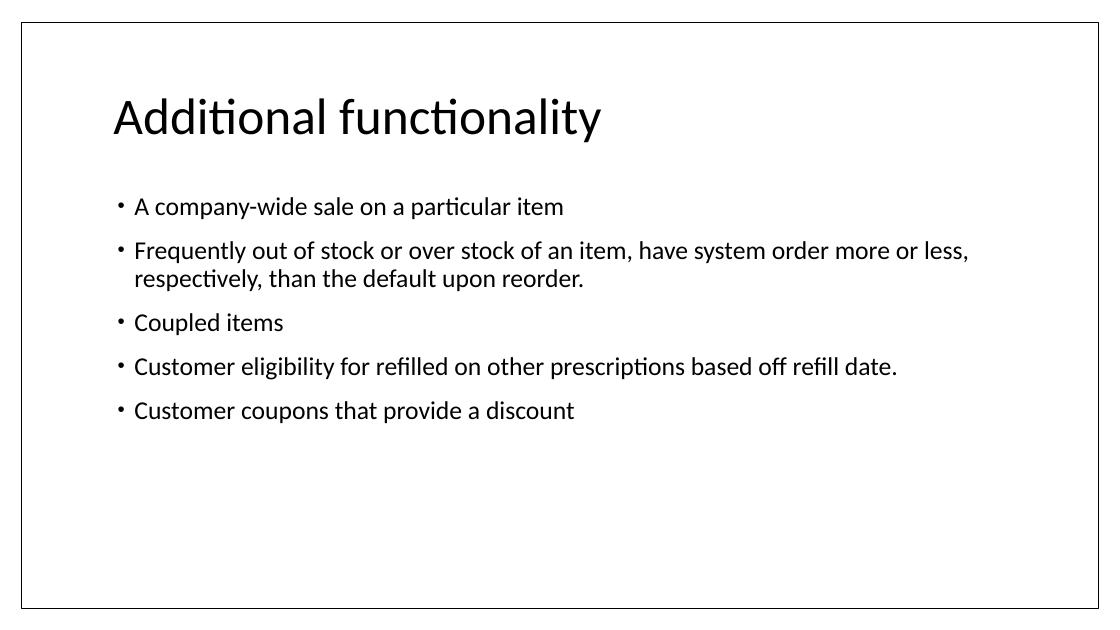
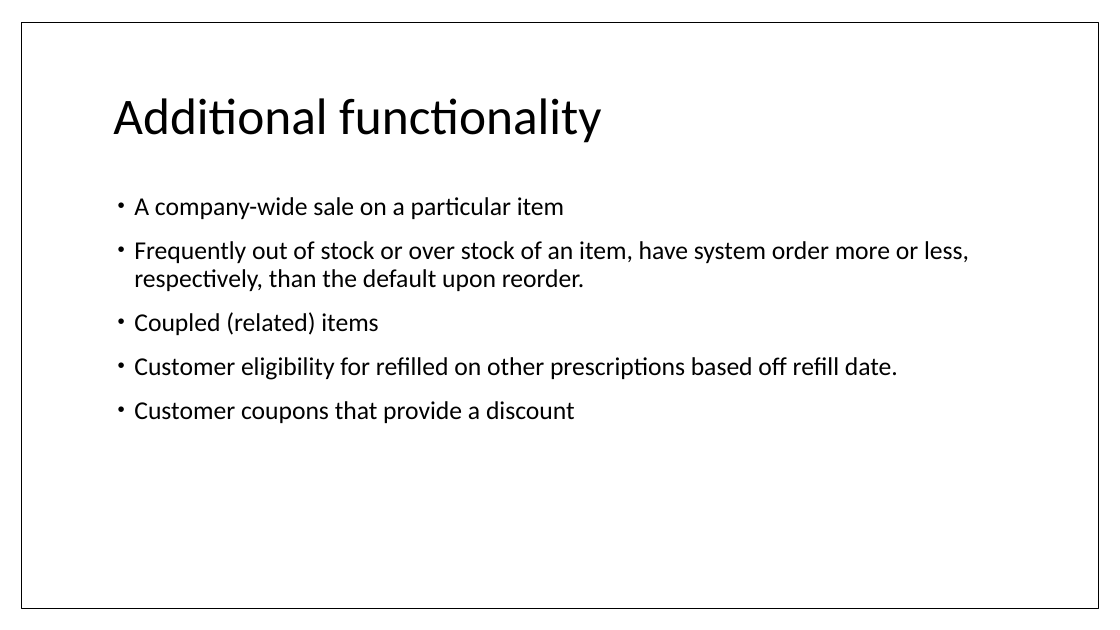
Before and after one commit to umdfeynman/umdfeynman, a slide deck: slide 6 of Work_In_Progress/CS/SPMP_Presentation.pptx. Drawn at 1120x630 pixels with LibreOffice and Linux fonts; fonts in the diff are those of the drawing. Boxes give left, top, right and bottom in pixels: in the first picture for what was removed or moved away, otherwise in the second. Text is boxed around its words. In the diff, an @@ line names an element or a change of style, - is before the commit and + after.

```diff
--- a/Work_In_Progress/CS/SPMP_Presentation.pptx
+++ b/Work_In_Progress/CS/SPMP_Presentation.pptx
@@ text at [134,312,378,335]: text changed @@
-• Coupled items
+• Coupled (related) items
```
Also in this commit, not shown: 9 other slides changed.
